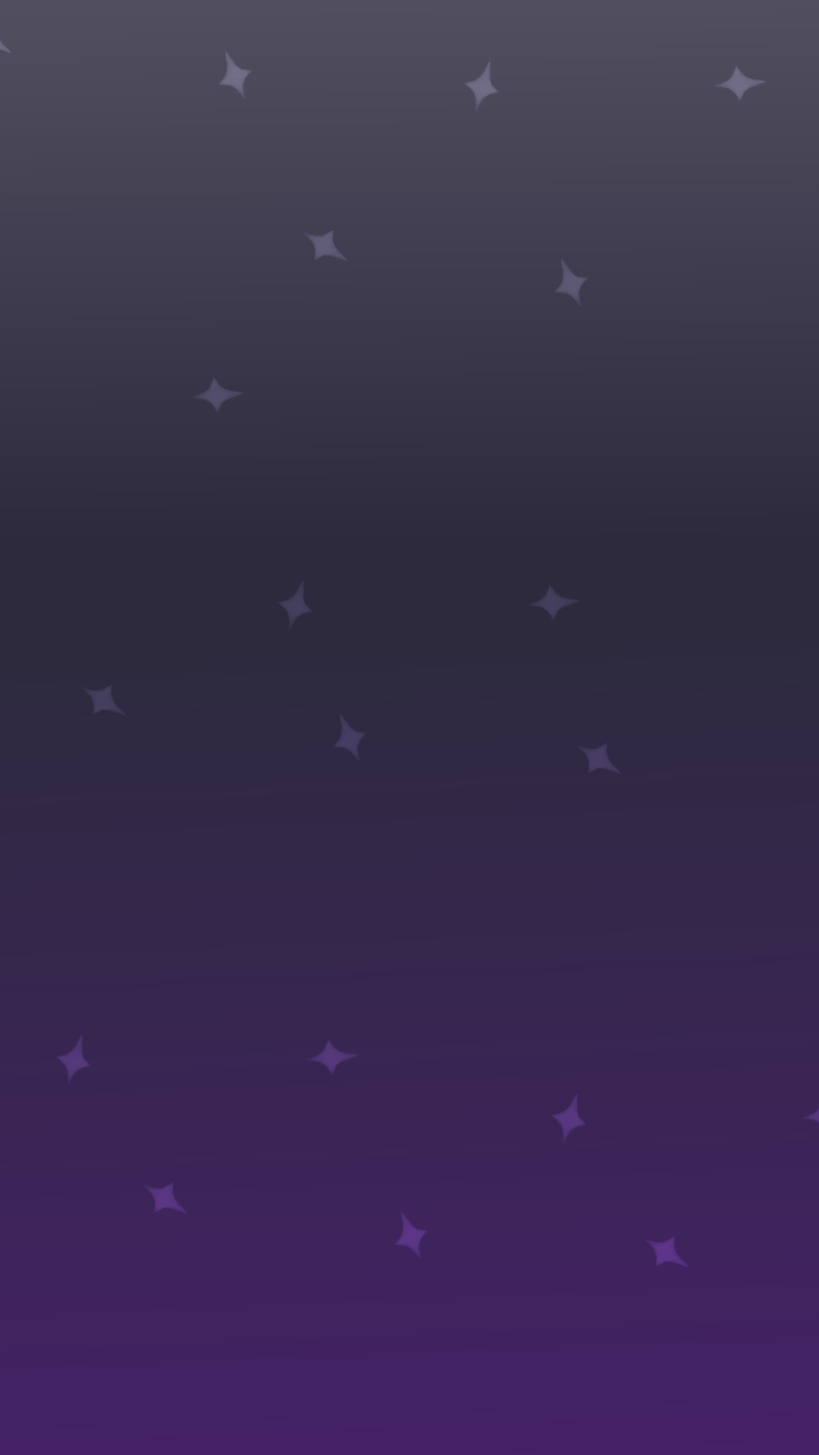
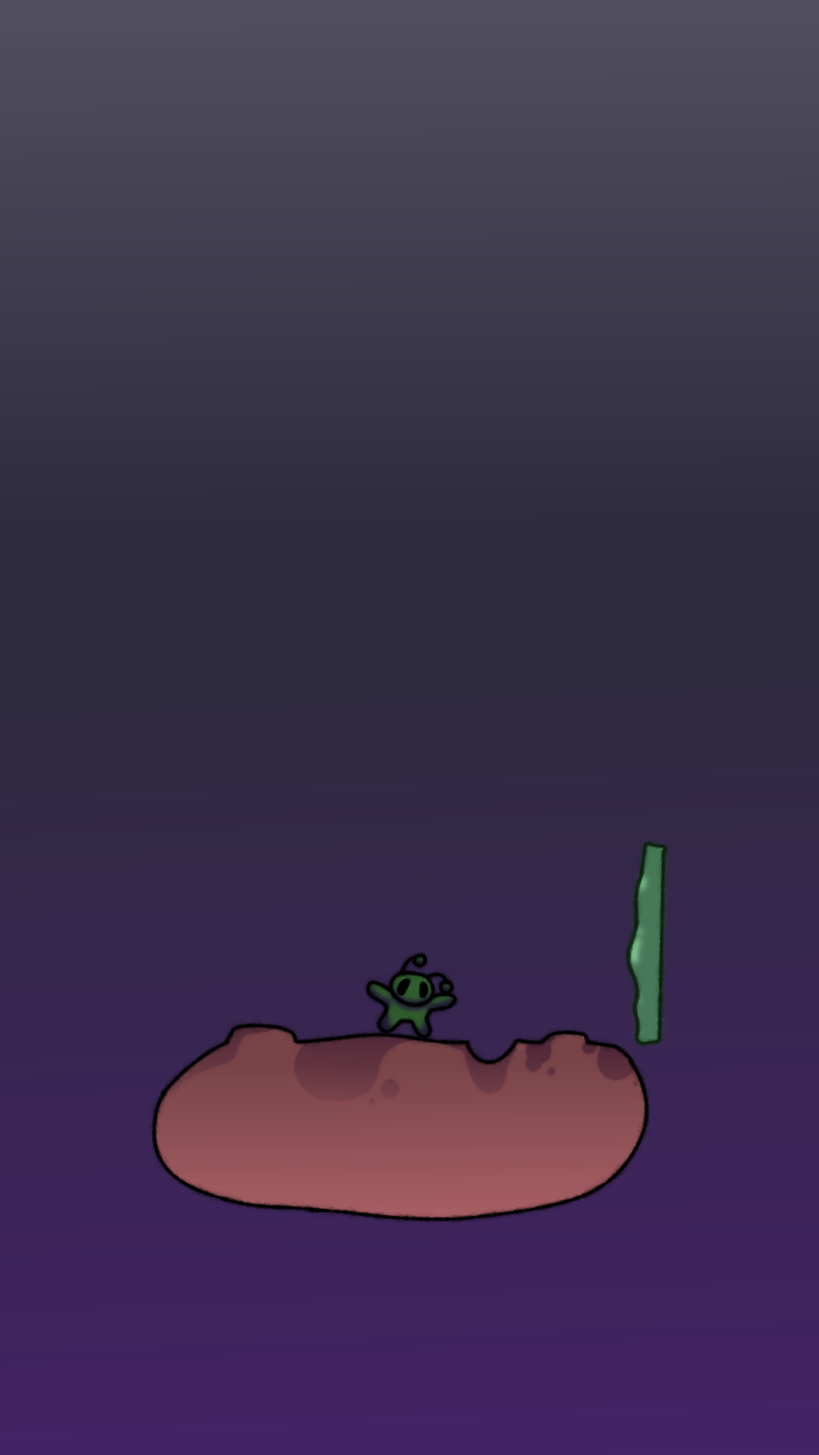
Before/after of a 819 × 1455 layered artwork. What changed in the layer stack:
hid "star", painted on it over [0, 39, 819, 1269]
added group "bouncyWall" with 3 layers above "alen1" over [582, 839, 670, 1068]
added layer "Paint Layer 190" (overlay) in group "bouncyWall" over [622, 839, 670, 1019]
added layer "Paint Layer 191" in group "bouncyWall" over [582, 839, 670, 1068]
added layer "Paint Layer 189" (75%) in group "bouncyWall" over [582, 839, 670, 1068]
added group "alen1" with 5 layers above "ground" over [339, 951, 486, 1068]
moved "Paint Layer 10" into group "alen1", painted on it over [339, 951, 486, 1068]
moved "Copy of Paint Layer 12" into group "alen1", painted on it over [388, 951, 461, 1019]
moved "Paint Layer 12" into group "alen1", painted on it over [388, 951, 461, 1019]
moved "Paint Layer 13" into group "alen1", painted on it over [339, 951, 486, 1068]
moved "Paint Layer 11" into group "alen1", painted on it over [339, 951, 486, 1068]
showed group "ground" (4 layers) over [0, 39, 819, 1269]
painted on "Paint Layer 4" over [0, 39, 819, 1269]
painted on "Paint Layer 5" over [145, 1018, 680, 1262]
painted on "Paint Layer 3" over [145, 1018, 680, 1262]
painted on "Paint Layer 58" over [0, 39, 819, 1269]
painted on "Background" over [0, 39, 819, 1269]
